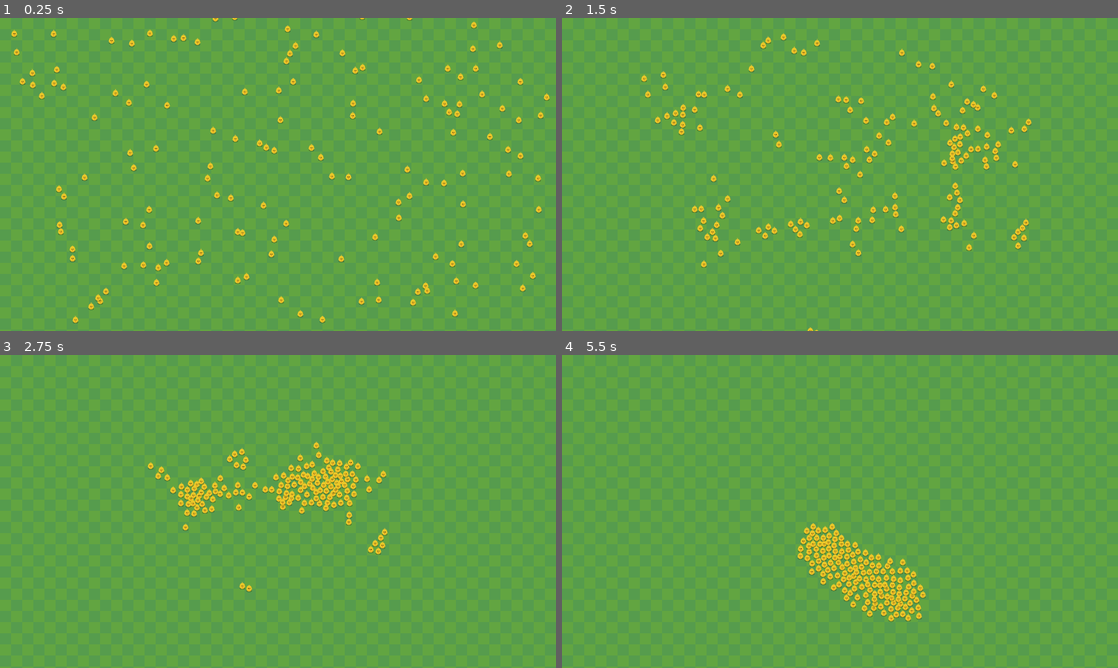
Above: before the commit, frames 1-4 (two rows, left to right).
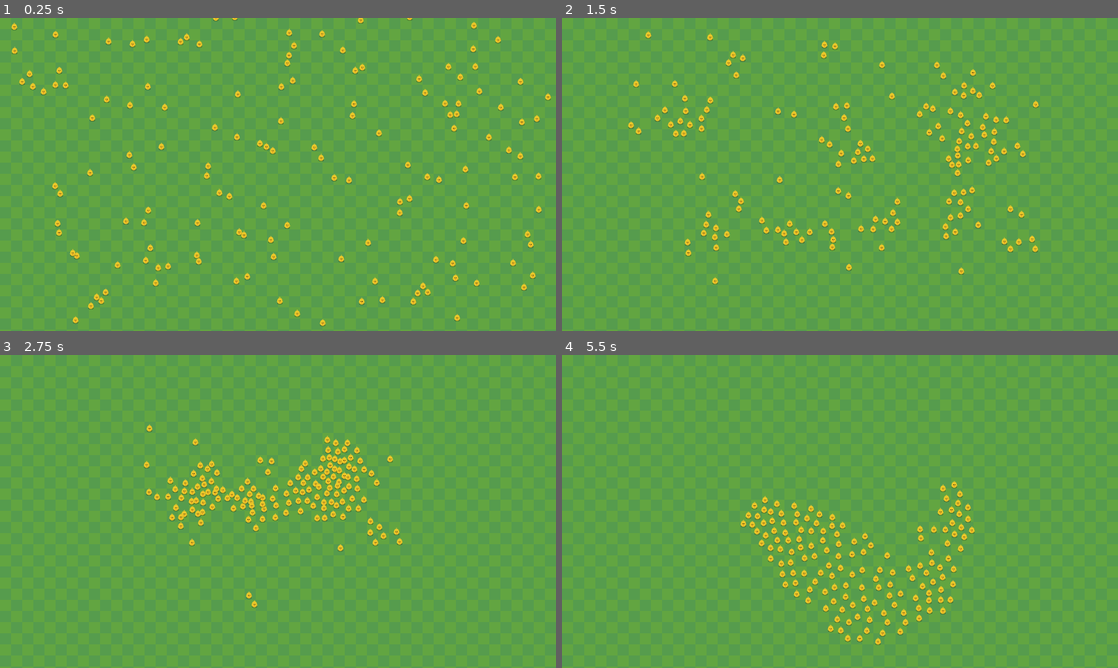
Above: after the commit, the same moments.

Repository: kyrick/godot-boids
Game: Godot game, scene res://src/Levels/RandomChickens.tscn
Same seed, same stepped clock (60 frames per second), same inputs: the game is played once before the commit and once after it.
Inputs (mouse positions are in pixels of both pictures, inside the frame that each line leads up to):
- Up to frame 1 (0.25 s): no input
- Up to frame 2 (1.5 s): move the mouse to (962, 158) at 0.52 s; click (962, 158) at 0.67 s; move the mouse to (728, 190) at 1.27 s; click (728, 190) at 1.42 s
- Up to frame 3 (2.75 s): move the mouse to (333, 442) at 2.02 s; click (333, 442) at 2.17 s
- Up to frame 4 (5.5 s): move the mouse to (812, 574) at 2.77 s; click (812, 574) at 2.92 s; move the mouse to (1006, 558) at 3.52 s; click (1006, 558) at 3.67 s; move the mouse to (673, 464) at 4.27 s; click (673, 464) at 4.42 s; move the mouse to (867, 511) at 5.02 s; click (867, 511) at 5.17 s

The runs differ from the first frame. In frame 1, 3.3% of the frame differs, in the area x 2-100%, y 0-99%; in frame 2, 5.3%, in the area x 11-86%, y 4-100%; in frame 3, 4.3%; in frame 4, 4.8%.

Commit message:
optimize view radius

Diff:
--- a/src/Actors/Chicken/Chicken.tscn
+++ b/src/Actors/Chicken/Chicken.tscn
@@ -48,7 +48,8 @@
 position = Vector2( -2.70764, 0.902496 )
 collision_mask = 8
 script = ExtResource( 6 )
-view_distance = 100.0
+view_distance = 50.0
+avoid_distance = 30.0
 
 [node name="AnimatedSprite" type="AnimatedSprite" parent="."]
 position = Vector2( -7.62939e-06, -0.231535 )
